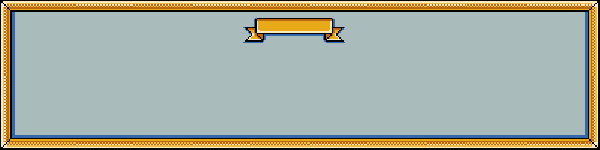
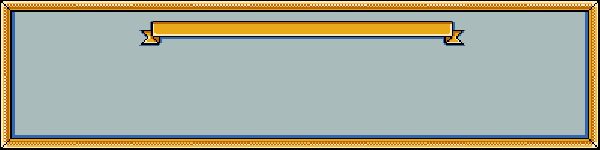
Comparing the layer stacks of the two 600 x 150 images. Changes:
painted on "Layer 1" over [139, 18, 465, 46]
